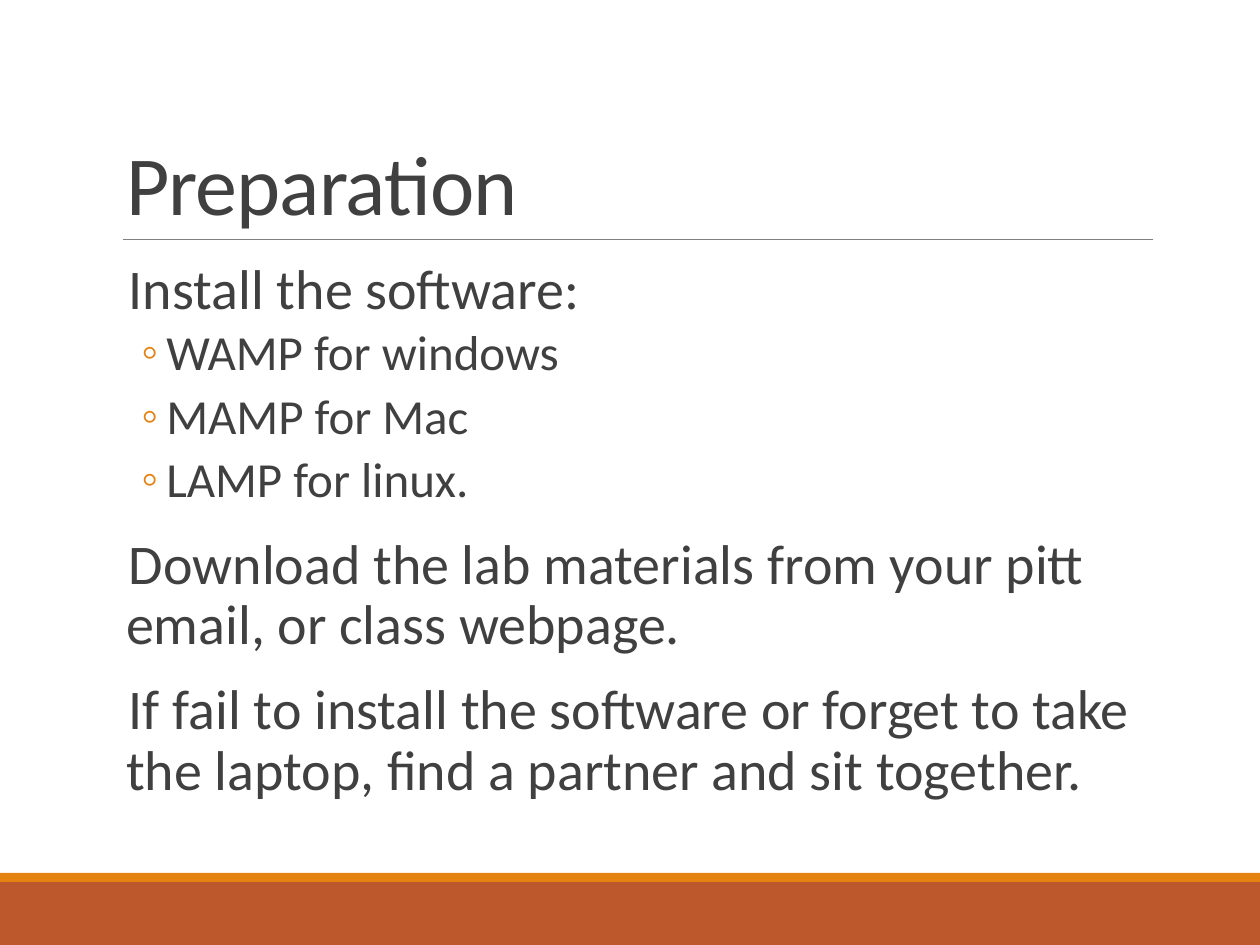
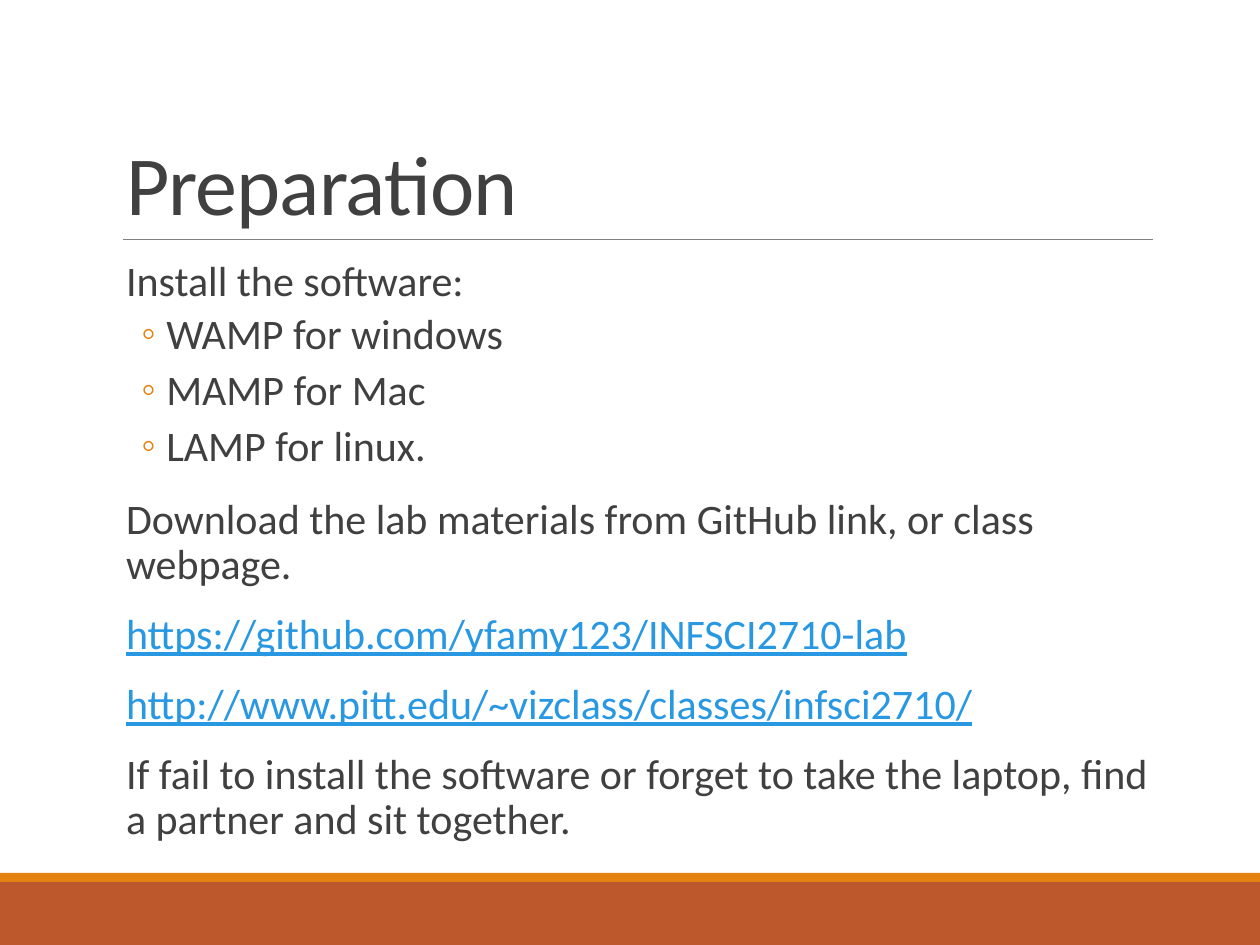
Before and after one commit to nikunjgoel95/INFSCI2710-lab, a slide deck: slide 3 of Lab slides.pptx. Drawn at 1260x945 pixels with LibreOffice and Linux fonts; fonts in the diff are those of the drawing. Boxes give left, top, right and bottom in pixels: in the first picture for what was removed or moved away, otherwise in the second. Text is boxed around its words. In the diff, an @@ line names an element or a change of style, - is before the commit and + after.

```diff
--- a/Lab slides.pptx
+++ b/Lab slides.pptx
@@ text at (126, 267, 1147, 796): size 32 to 24 pt in "Install the software:", "If fail to install the software or ..."; size 28 to 24 pt in "WAMP for windows", "MAMP for Mac", "LAMP for linux." @@
@@ text at (126, 505, 1033, 726): text changed; size 32 to 24 pt; text colour #404040 to #2998E3 @@
-  Download the lab materials from your pitt email, or class webpage.
+  Download the lab materials from GitHub link, or class webpage.
+  https://github.com/yfamy123/INFSCI2710-lab
+  http://www.pitt.edu/~vizclass/classes/infsci2710/
```
Also in this commit, not shown: 9 other slides changed, 2 slides added.
